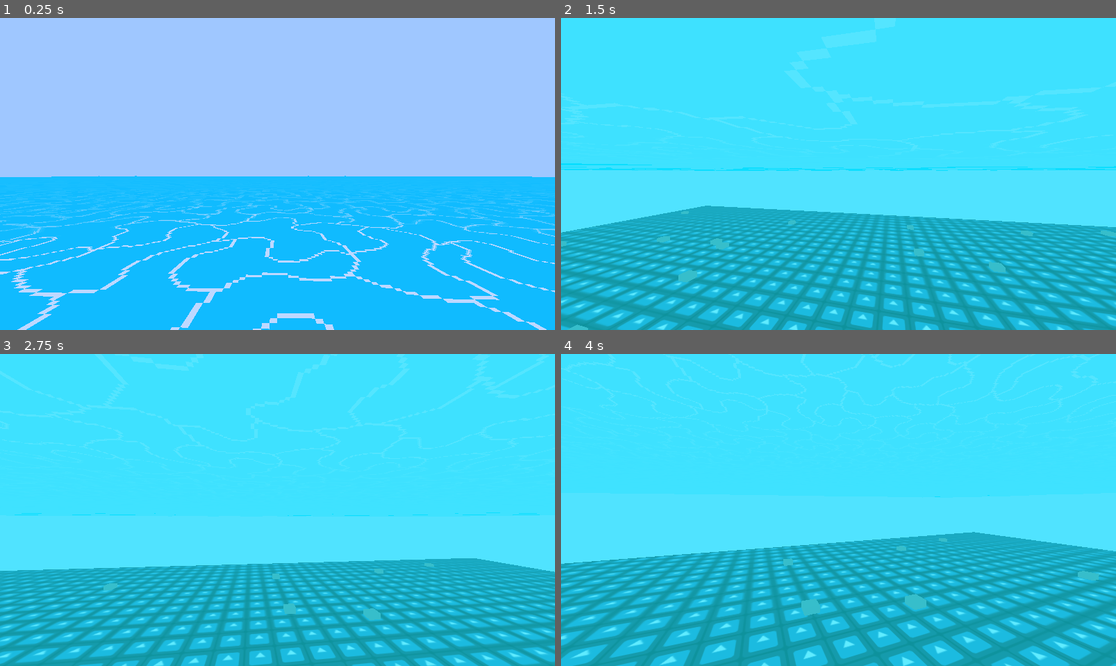
Above: before the commit, frames 1-4 (two rows, left to right).
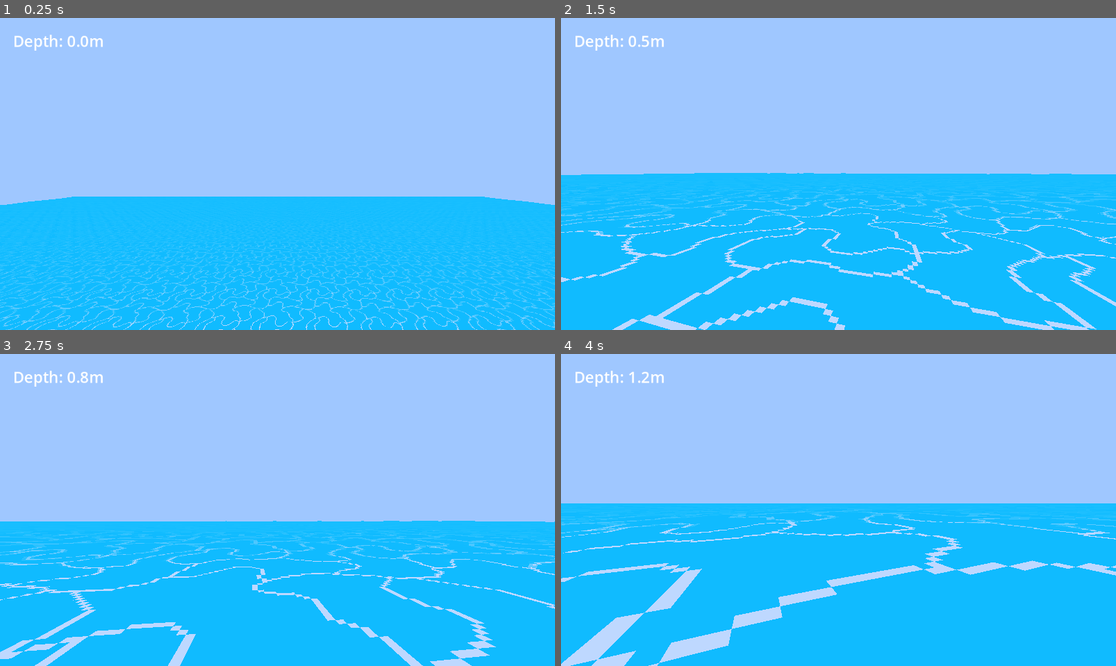
Above: after the commit, the same moments.

Repository: UglyDucklingGames/GameOff2025
Game: Godot game, scene res://scenes/main.tscn
Two runs of this game, one before a commit and one after it. Both use one fixed random seed, a clock stepped at 60 frames per second and the inputs below. The engine's default icon, where the game draws it, is replaced by a stand-in: a white triangle on a blue panel in a dark square.
Inputs (mouse positions are in pixels of both pictures, inside the frame that each line leads up to):
- Up to frame 1 (0.25 s): no input
- Up to frame 2 (1.5 s): move the mouse to (866, 174) at 0.52 s; hold W (move_forward) from 0.53 s (still down); move the mouse to (810, 174) at 1.27 s
- Up to frame 3 (2.75 s): keep holding W (move_forward); move the mouse to (288, 503) at 2.02 s
- Up to frame 4 (4 s): keep holding W (move_forward); move the mouse to (832, 516) at 2.77 s; move the mouse to (877, 513) at 3.52 s

The runs differ from the first frame. In frame 1, 16% of the frame differs, in the area x 0-100%, y 5-100%; in frame 2, 100%; in frame 3, 100%, in the area x 0-100%, y 0-100%; in frame 4, 100%.

Commit message:
Variable Water Height and Depth Guage

Diff:
--- a/effects/shaders/sky_material.tres
+++ b/effects/shaders/sky_material.tres
@@ -12,4 +12,4 @@
 [resource]
 shader = ExtResource("1_8hsv0")
 shader_parameter/colour_gradient = SubResource("GradientTexture1D_sugp2")
-shader_parameter/day_progress = 0.1499999966472
+shader_parameter/day_progress = 0.1
--- a/effects/shaders/water.gdshader
+++ b/effects/shaders/water.gdshader
@@ -8,7 +8,7 @@
 uniform float scale = 1.0;
 
 void vertex() {
-	VERTEX.y = (sin(VERTEX.x*scale + TIME*frequency) + cos(VERTEX.z*scale + TIME*frequency)) * amplitude;
+	VERTEX.y += (sin(VERTEX.x*scale + TIME*frequency) + cos(VERTEX.z*scale + TIME*frequency)) * amplitude;
 }
 
 void fragment() {
--- a/objects/entities/player/player_controller.gd
+++ b/objects/entities/player/player_controller.gd
@@ -18,12 +18,15 @@
 @onready var neck_v: Node3D = %NeckV
 @onready var camera: Camera3D = %Camera
 @onready var water_overlay: ColorRect = %WaterOverlay
+@onready var depth_guage: Label = %DepthGuage
 
 var debug_mode:bool = false
 
 var in_water:bool = true
 var head_in_water:bool = true
 var speed:float = BASE_SPEED
+
+var depth:float
 
 
 func _ready() -> void:
@@ -41,6 +44,9 @@
 		_move_water(delta)
 	else:
 		_move_land(delta)
+
+	depth = Water.get_depth(global_position.y)
+	depth_guage.text = "Depth: " + "%.1f" % depth + "m"
 
 
 func _calculate_in_water() -> void:
--- a/objects/entities/player/player_controller.tscn
+++ b/objects/entities/player/player_controller.tscn
@@ -2,15 +2,15 @@
 
 [ext_resource type="Script" uid="uid://0ip585vtfqwm" path="res://objects/entities/player/player_controller.gd" id="1_7ffag"]
 
-[sub_resource type="CapsuleShape3D" id="CapsuleShape3D_crjgh"]
-height = 1.75
+[sub_resource type="BoxShape3D" id="BoxShape3D_7ffag"]
+size = Vector3(0.75, 1.75, 0.75)
 
 [node name="PlayerController" type="CharacterBody3D"]
 script = ExtResource("1_7ffag")
 
 [node name="CollisionShape3D" type="CollisionShape3D" parent="."]
 transform = Transform3D(1, 0, 0, 0, 1, 0, 0, 0, 1, 0, 0.875, 0)
-shape = SubResource("CapsuleShape3D_crjgh")
+shape = SubResource("BoxShape3D_7ffag")
 
 [node name="NeckH" type="Node3D" parent="."]
 unique_name_in_owner = true
@@ -33,3 +33,12 @@
 grow_vertical = 2
 mouse_filter = 2
 color = Color(0, 1, 1, 0.49803922)
+
+[node name="DepthGuage" type="Label" parent="UI"]
+unique_name_in_owner = true
+offset_left = 27.0
+offset_top = 25.0
+offset_right = 83.0
+offset_bottom = 48.0
+theme_override_font_sizes/font_size = 32
+text = "Depth: "
--- a/objects/water/water.gd
+++ b/objects/water/water.gd
@@ -1,7 +1,11 @@
 class_name Water extends Node3D
 
-const WATER_HEIGHT:float = 0.0
+const WATER_HEIGHT:float = -10.0
 @onready var water_mesh: MeshInstance3D = $WaterMesh
 
 func _ready() -> void:
 	water_mesh.global_position.y = WATER_HEIGHT # set water to correct height
+
+## Get depth value at specified y position.
+static func get_depth(y_position:float) -> float:
+	return max((y_position - WATER_HEIGHT) * -1, 0)
--- a/project.godot
+++ b/project.godot
@@ -23,6 +23,10 @@
 gdscript/warnings/unsafe_method_access=1
 gdscript/warnings/unsafe_cast=1
 gdscript/warnings/unsafe_call_argument=1
+
+[display]
+
+window/size/mode=4
 
 [importer_defaults]
 
@@ -86,12 +90,12 @@
 }
 move_up_relative={
 "deadzone": 0.2,
-"events": [Object(InputEventKey,"resource_local_to_scene":fa …(140 unchanged characters)… d":false,"keycode":0,"physical_keycode":81,"key_label":0,"unicode":113,"location":0,"echo":false,"script":null)
+"events": [Object(InputEventKey,"resource_local_to_scene":fa …(140 unchanged characters)… d":false,"keycode":0,"physical_keycode":69,"key_label":0,"unicode":101,"location":0,"echo":false,"script":null)
 ]
 }
 move_down_relative={
 "deadzone": 0.2,
-"events": [Object(InputEventKey,"resource_local_to_scene":fa …(140 unchanged characters)… d":false,"keycode":0,"physical_keycode":69,"key_label":0,"unicode":101,"location":0,"echo":false,"script":null)
+"events": [Object(InputEventKey,"resource_local_to_scene":fa …(140 unchanged characters)… d":false,"keycode":0,"physical_keycode":81,"key_label":0,"unicode":113,"location":0,"echo":false,"script":null)
 ]
 }
 
--- a/scenes/levels/test_level.tscn
+++ b/scenes/levels/test_level.tscn
@@ -21,7 +21,7 @@
 [node name="PlayerController" parent="." instance=ExtResource("1_jbqir")]
 
 [node name="TestSurface" type="MeshInstance3D" parent="."]
-transform = Transform3D(1, 0, 0, 0, 1, 0, 0, 0, 1, 0, -10.2087555, 0)
+transform = Transform3D(1, 0, 0, 0, 0.9979849, 0.06345242, 0, -0.06345242, 0.9979849, 0, -10.2087555, 0)
 mesh = SubResource("PlaneMesh_v45ci")
 
 [node name="StaticBody3D" type="StaticBody3D" parent="TestSurface"]
@@ -30,7 +30,7 @@
 shape = SubResource("ConcavePolygonShape3D_48ne7")
 
 [node name="TestSurface2" type="MeshInstance3D" parent="."]
-transform = Transform3D(1, 0, 0, 0, 1, 0, 0, 0, 1, -25.189365, -19.79316, -8.662485)
+transform = Transform3D(0.99603796, -0.08892907, 0, 0.08892907, 0.99603796, 0, 0, 0, 1, -44.903606, -19.79316, -12.629641)
 mesh = SubResource("PlaneMesh_v45ci")
 
 [node name="StaticBody3D" type="StaticBody3D" parent="TestSurface2"]
--- a/scripts/treasure_placer.gd
+++ b/scripts/treasure_placer.gd
@@ -16,6 +16,8 @@
 	ray.collision_mask = 1 # only collide with world
 	ray.enabled = false # only collide when required
 	add_child(ray)
+
+	global_position.y = Water.WATER_HEIGHT # start from water height
 
 	# Place treasure a random number of times
 	for _n:int in randi_range(TREASURE_MIN, TREASURE_MAX):
